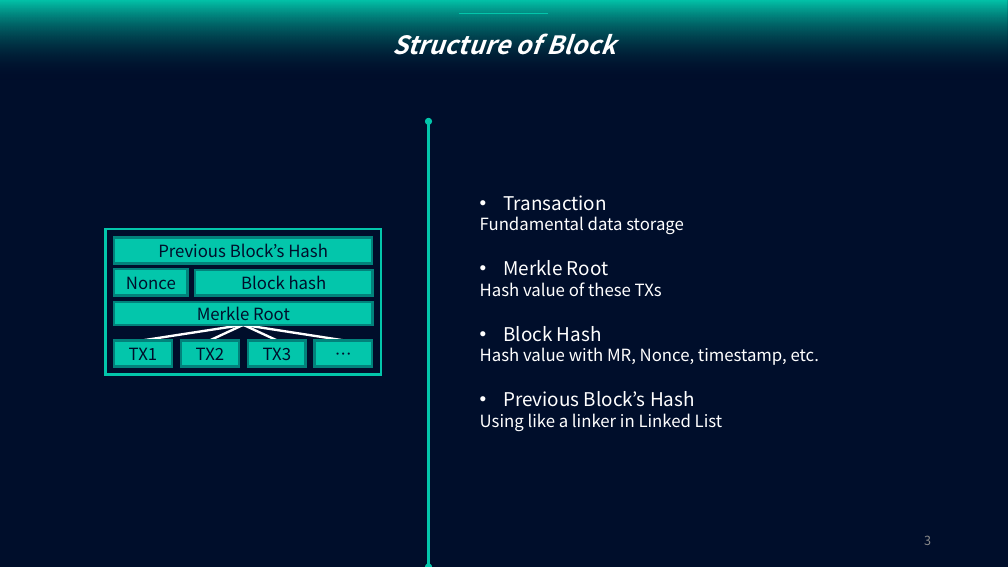
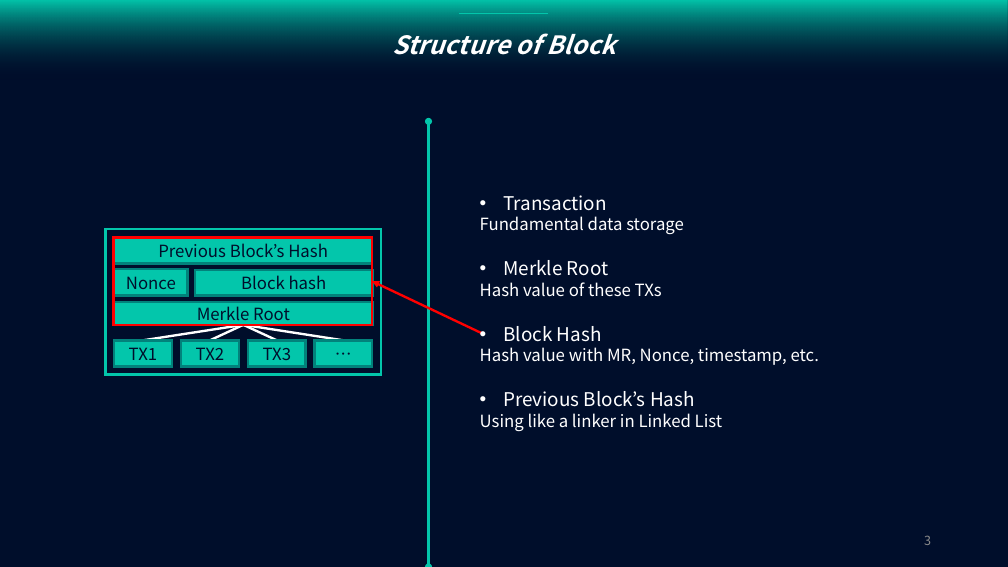
Before and after one commit to purachina/etri, a slide deck: slide 3 of Advanced Buisness Communicating Design/ABCD Fin.pptx. Drawn at 1008x567 pixels with LibreOffice and Linux fonts; fonts in the diff are those of the drawing. Boxes give left, top, right and bottom in pixels: in the first picture for what was removed or moved away, otherwise in the second. Text is boxed around its words. In the diff, an @@ line names an element or a change of style, - is before the commit and + after.

```diff
--- a/Advanced Buisness Communicating Design/ABCD Fin.pptx
+++ b/Advanced Buisness Communicating Design/ABCD Fin.pptx
@@ rectangle added at box(113, 237, 372, 324), outline #FF0000 2.25 pt @@
@@ arrow added from (482, 333) to (372, 281), #FF0000 2.25 pt @@
```
